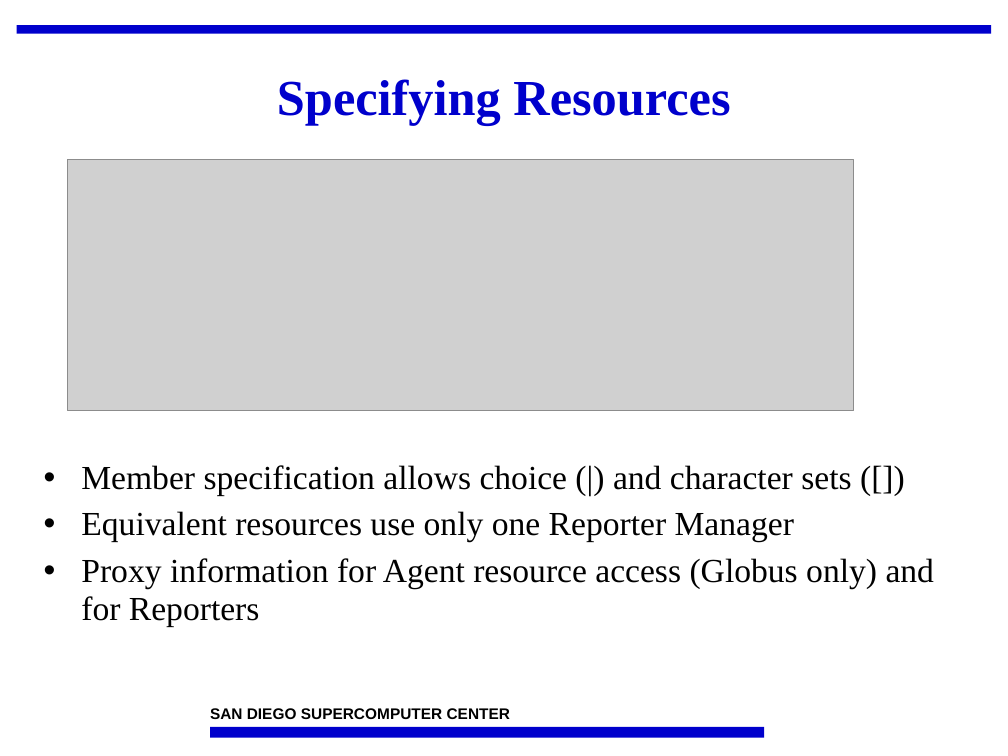
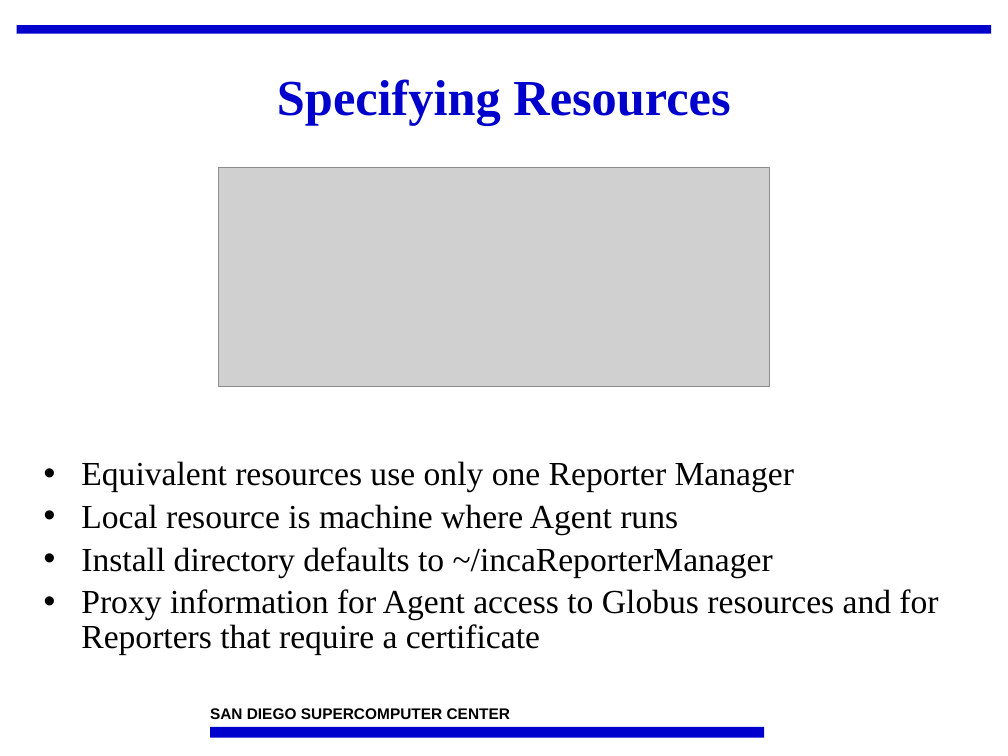
Before and after one commit to IncaProject/inca-xsede, a slide deck: slide 7 of talks/2008workshop/incat.ppt (slide 10 before the commit). Drawn at 1008x756 pixels with LibreOffice and Linux fonts; fonts in the diff are those of the drawing; grey boxes stand for pictures; background and template pictures are left out. Boxes give left, top, right and bottom in pixels: in the first picture for what was removed or moved away, otherwise in the second. Text is boxed around its words. In the diff, an @@ line names an element or a change of style, - is before the commit and + after.

```diff
--- a/talks/2008workshop/incat.ppt
+++ b/talks/2008workshop/incat.ppt
@@ picture: place and size @@
-picture at (68, 159, 855, 410)
+picture at (219, 168, 770, 387)
@@ text at (81, 465, 851, 495): paragraph removed @@
-• Member specification allows choice (|) and character sets ([])
@@ text at (81, 461, 794, 492): line spacing 0.95 to 0.85 @@
@@ text at (81, 504, 938, 654): text changed @@
-• Proxy information for Agent resource access (Globus only) and for Reporters
+• Local resource is machine where Agent runs
+• Install directory defaults to ~/incaReporterManager
+• Proxy information for Agent access to Globus resources and for Reporters that require a certificate
```
Also in this commit, not shown: 11 other slides changed, 2 slides added, 6 slides removed, 2 other files.
